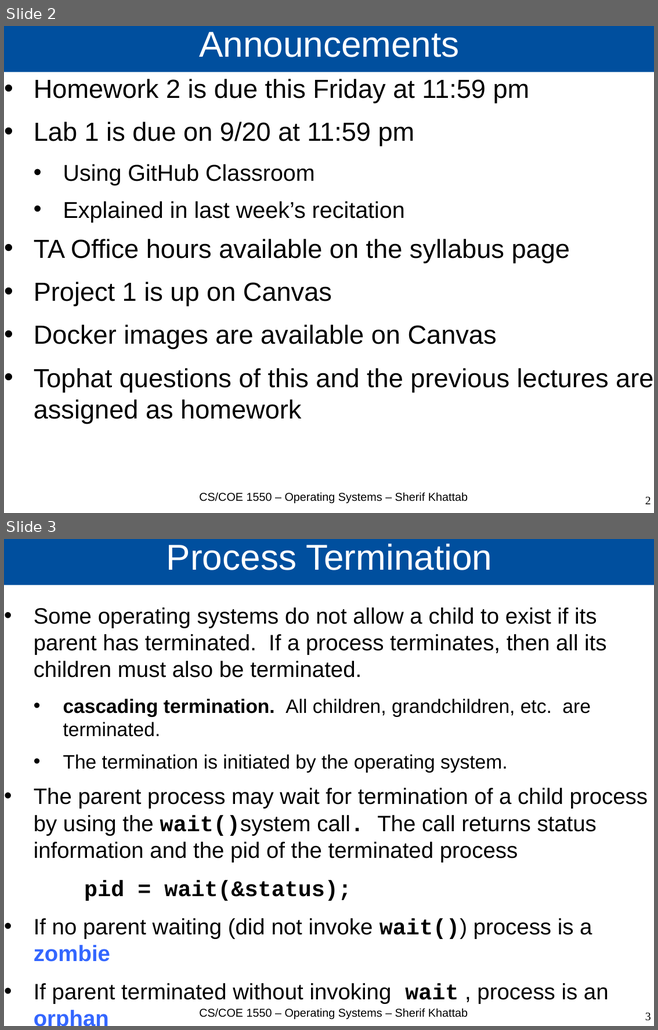
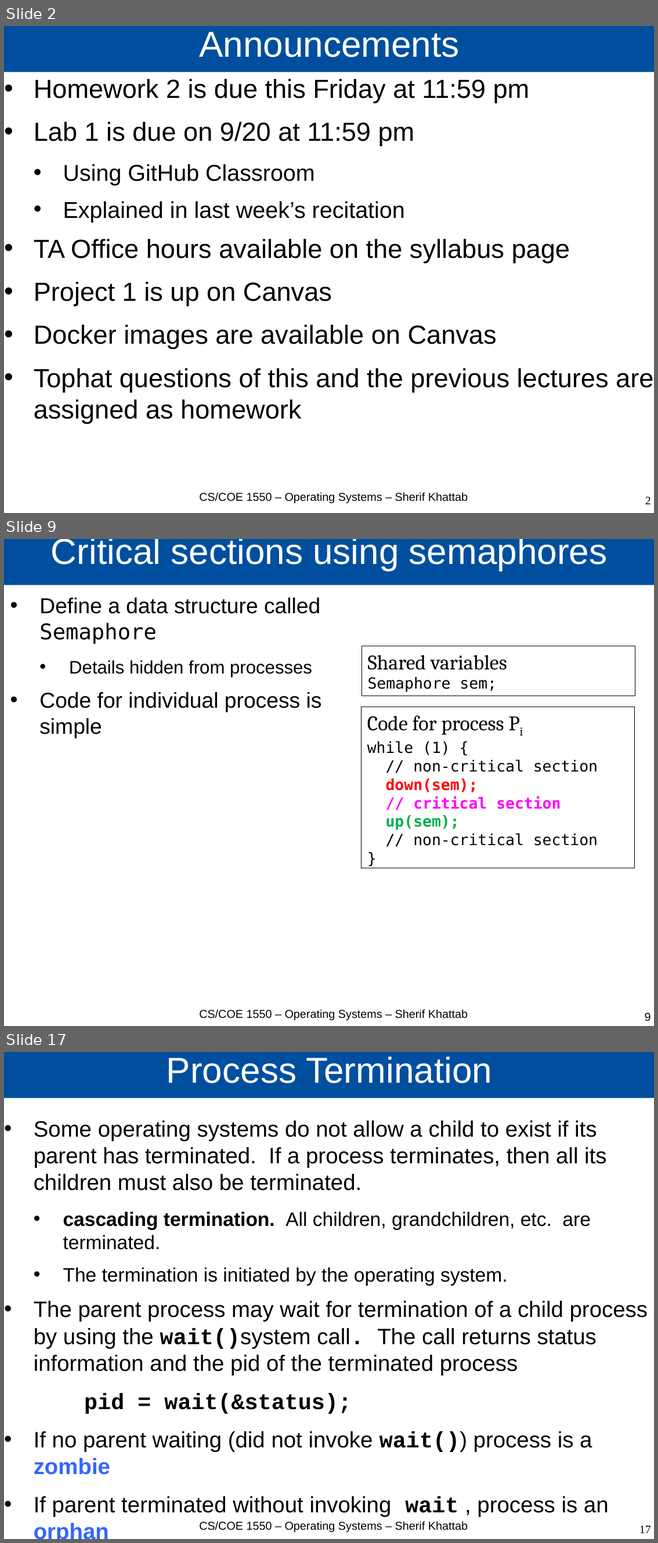
Before and after one commit to cs1550-2224/cs1550-code-handouts, a slide deck: DraftSlides/Lecture3.pptx. Shown one above the other, each under a label of ours: slides 2 and 3 before the commit, slides 2, 9 and 17 after it; the slides between them are not shown. The pictures are 658x1030 and 658x1543 pixels, drawn with LibreOffice and Linux fonts; fonts in the diff are those of the drawing. Boxes give left, top, right and bottom in pixels: in the first picture for what was removed or moved away, otherwise in the second. Text is boxed around its words. In the diff, an @@ line names an element or a change of style, - is before the commit and + after.

```diff
--- a/DraftSlides/Lecture3.pptx
+++ b/DraftSlides/Lecture3.pptx
@@ slide 9 added at bbox=[4, 539, 654, 1026], background #FFFFFF @@
@@ title added at bbox=[4, 539, 654, 585], fill #004F9E, 44 pt, text #FFFFFF @@
+Critical sections using semaphores
@@ text added at bbox=[39, 598, 322, 739], 26.5 pt, text #000000 @@
+• Define a data structure called Semaphore
+  • Details hidden from processes
+• Code for individual process is simple
@@ rectangle added at bbox=[361, 646, 634, 696], outline #000000 0.5 pt, 25.4 pt, text #000000 @@
+Shared variables
+Semaphore sem;
@@ rectangle added at bbox=[361, 707, 634, 868], outline #000000 0.5 pt, 18.7 pt, text #000000 @@
+Code for process Pi
+while (1) {
+// non-critical section
+down(sem);
+// critical section
+up(sem);
+// non-critical section
+}
@@ text added at bbox=[199, 1009, 467, 1020], 14 pt, text #000000 @@
+CS/COE 1550 – Operating Systems – Sherif Khattab
@@ page number added at bbox=[644, 1013, 651, 1022], 14 pt, text #000000 @@
+9
@@ what was slide 3 is now slide 17 @@
@@ page number at bbox=[639, 1526, 651, 1533]: text changed @@
-3
+17
```
Also in this commit, not shown: 1 slide changed, 13 other slides added, 1 other file.
